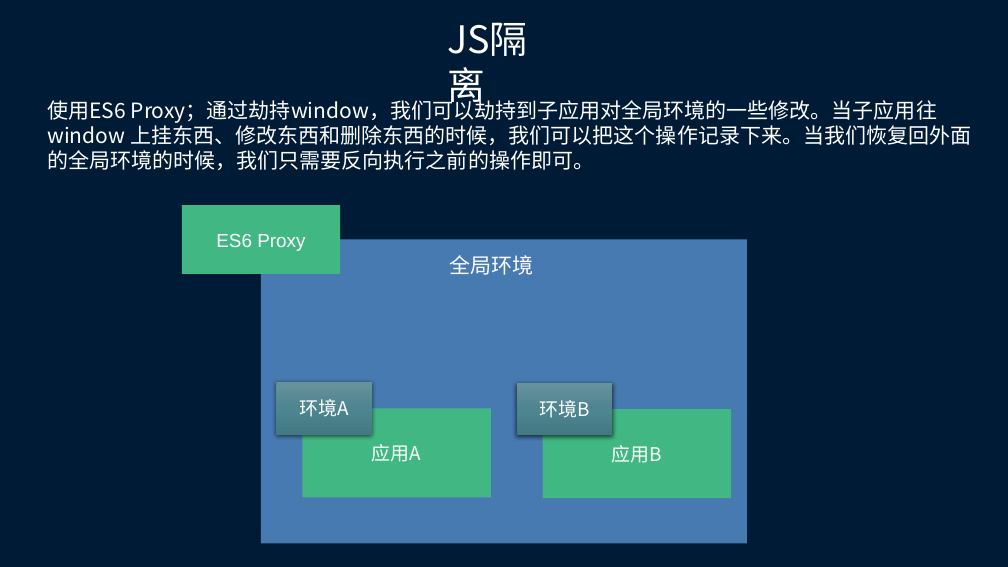
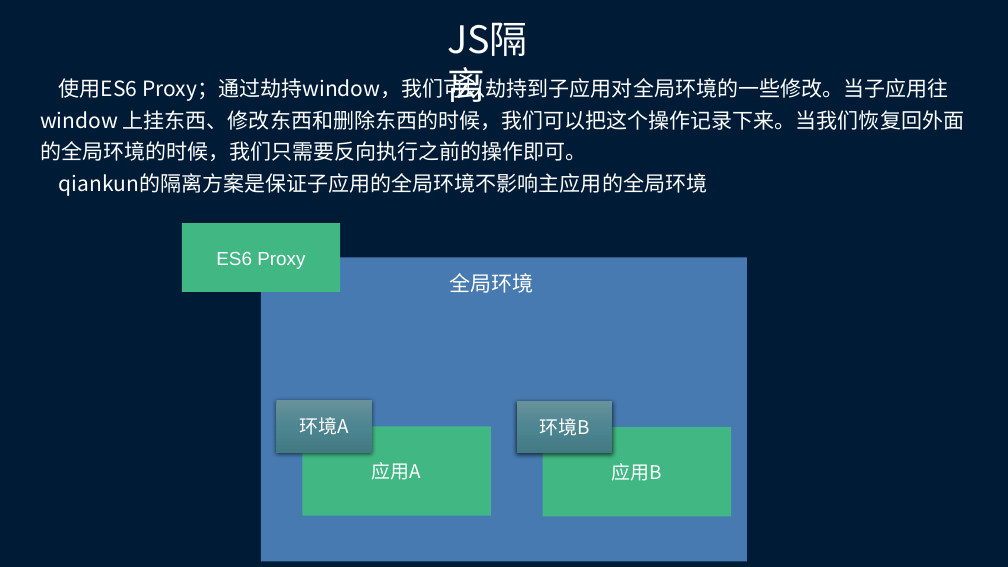
Before and after one commit to cookiepool/summary, a slide deck: slide 20 of 微前端.pptx. Drawn at 1008x567 pixels with LibreOffice and Linux fonts; fonts in the diff are those of the drawing. Boxes give left, top, right and bottom in pixels: in the first picture for what was removed or moved away, otherwise in the second. Text is boxed around its words. In the diff, an @@ line names an element or a change of style, - is before the commit and + after.

Commit message:
update

```diff
--- a/微前端.pptx
+++ b/微前端.pptx
@@ text "使用ES6 Proxy；通过劫持window，我们可以劫持到子应用对全局环境的一些修改。当子应用往 window 上挂东 ...": place and size @@
-text "使用ES6 Proxy；通过劫持window，我们可以劫持到子应用对全局环境的一些修改。当子应用往 window 上挂东 ..." at box(47, 97, 971, 170)
+text "使用ES6 Proxy；通过劫持window，我们可以劫持到子应用对全局环境的一些修改。当子应用往 window 上挂东 ..." at box(40, 75, 964, 196)
@@ text at box(40, 75, 964, 161): line spacing 1 to 30pt @@
@@ text at box(59, 173, 707, 196): paragraph added @@
+qiankun的隔离方案是保证子应用的全局环境不影响主应用的全局环境
@@ 6 rectangles, 1 text: place and size @@
-6 rectangles, 1 text at box(182, 205, 747, 544)
+6 rectangles, 1 text at box(182, 223, 747, 562)
```
